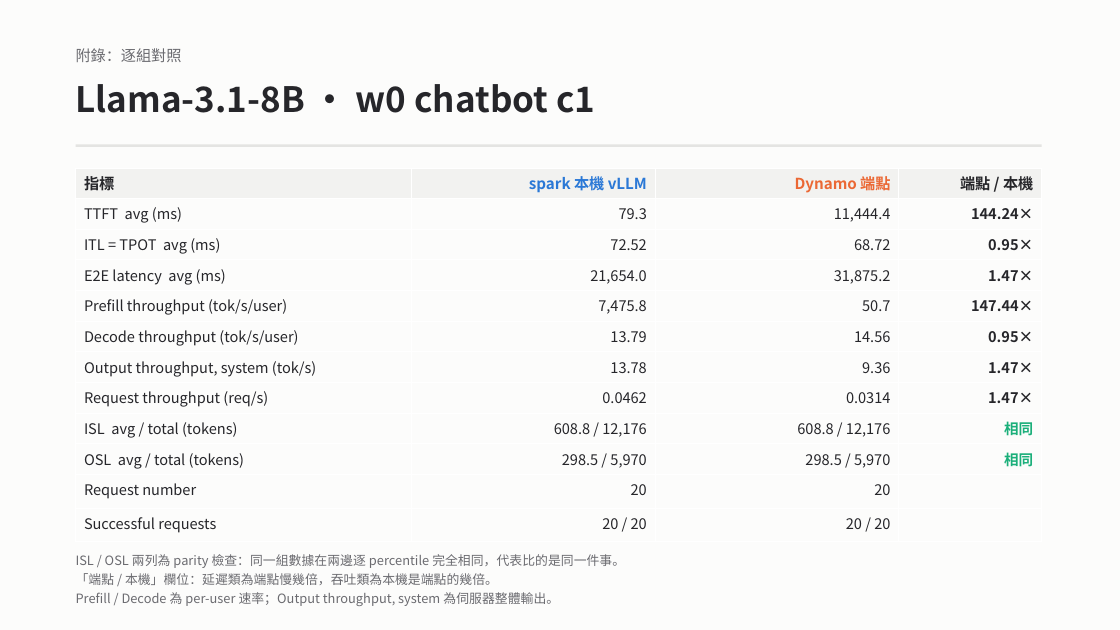
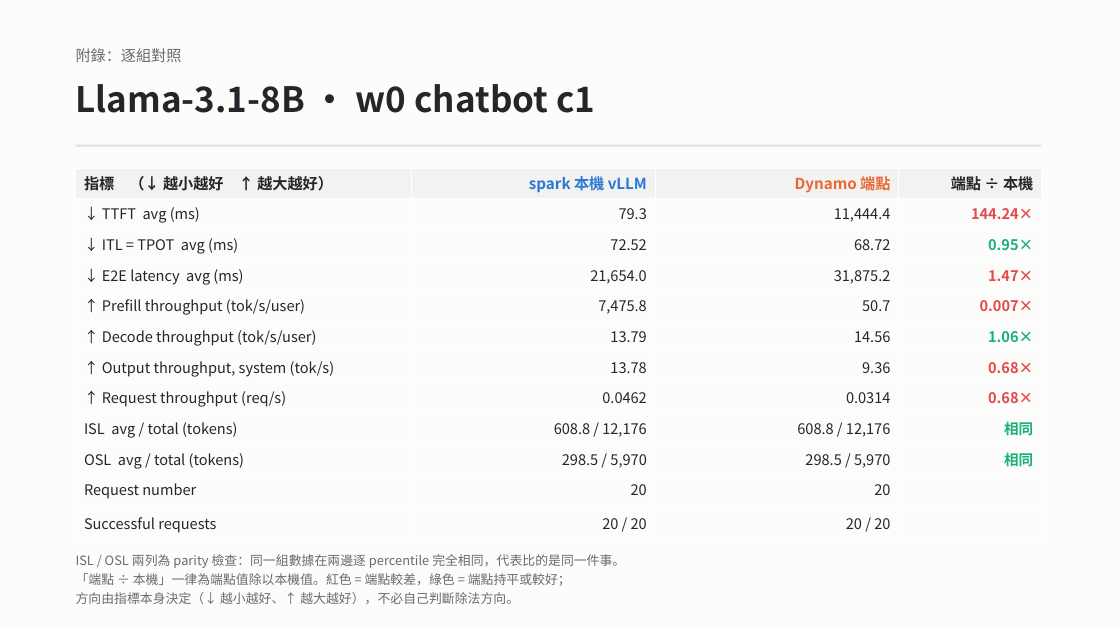
Before and after one commit to anud18/qwen36-vllm-aiperf-benchmark, a slide deck: slide 20 of results/nvfp4/optimumxt_findings.pptx (slide 17 before the commit). Drawn at 1120x630 pixels with LibreOffice and Linux fonts; fonts in the diff are those of the drawing. Boxes give left, top, right and bottom in pixels: in the first picture for what was removed or moved away, otherwise in the second. Text is boxed around its words. In the diff, an @@ line names an element or a change of style, - is before the commit and + after.

```diff
--- a/results/nvfp4/optimumxt_findings.pptx
+++ b/results/nvfp4/optimumxt_findings.pptx
@@ table at box(76, 168, 1042, 537) @@
-row 1, column 1: 指標
+row 1, column 1: 指標 （↓ 越小越好 ↑ 越大越好）
-row 1, column 4: 端點 / 本機
+row 1, column 4: 端點 ÷ 本機
-row 2, column 1: TTFT avg (ms)
+row 2, column 1: ↓ TTFT avg (ms)
-row 3, column 1: ITL = TPOT avg (ms)
+row 3, column 1: ↓ ITL = TPOT avg (ms)
-row 4, column 1: E2E latency avg (ms)
+row 4, column 1: ↓ E2E latency avg (ms)
-row 5, column 1: Prefill throughput (tok/s/user)
+row 5, column 1: ↑ Prefill throughput (tok/s/user)
-row 5, column 4: 147.44×
+row 5, column 4: 0.007×
-row 6, column 1: Decode throughput (tok/s/user)
+row 6, column 1: ↑ Decode throughput (tok/s/user)
-row 6, column 4: 0.95×
+row 6, column 4: 1.06×
-row 7, column 1: Output throughput, system (tok/s)
+row 7, column 1: ↑ Output throughput, system (tok/s)
-row 7, column 4: 1.47×
+row 7, column 4: 0.68×
-row 8, column 1: Request throughput (req/s)
+row 8, column 1: ↑ Request throughput (req/s)
-row 8, column 4: 1.47×
+row 8, column 4: 0.68×
@@ text colour #26262A to #E34948 in "144.24×", "1.47×" @@
@@ text colour #26262A to #1BAF7A in "0.95×" @@
@@ text at box(76, 573, 571, 604): text changed @@
-「端點 / 本機」欄位：延遲類為端點慢幾倍，吞吐類為本機是端點的幾倍。
-Prefill / Decode 為 per-user 速率；Output throughput, system 為伺服器整體輸出。
+「端點 ÷ 本機」一律為端點值除以本機值。紅色 = 端點較差，綠色 = 端點持平或較好；
+方向由指標本身決定（↓ 越小越好、↑ 越大越好），不必自己判斷除法方向。
```
Also in this commit, not shown: 12 other slides changed, 3 slides added, 4 other files.
